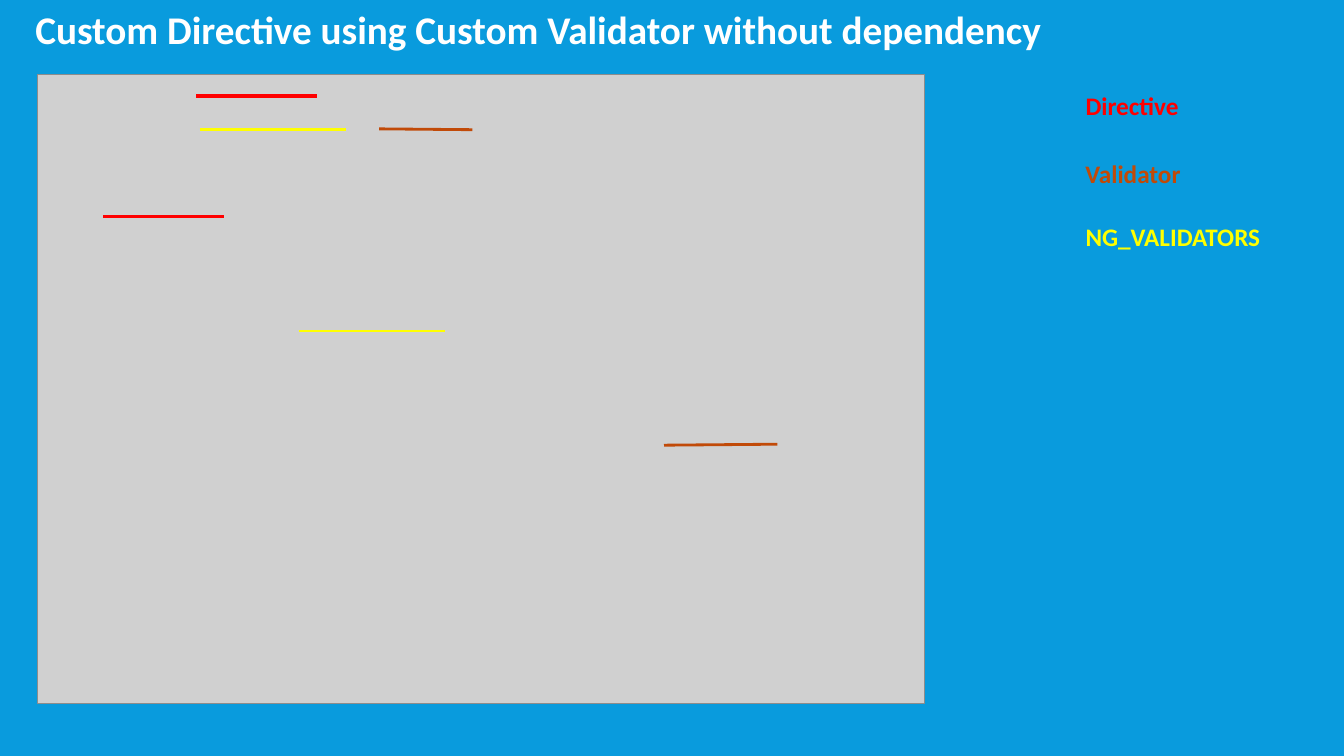
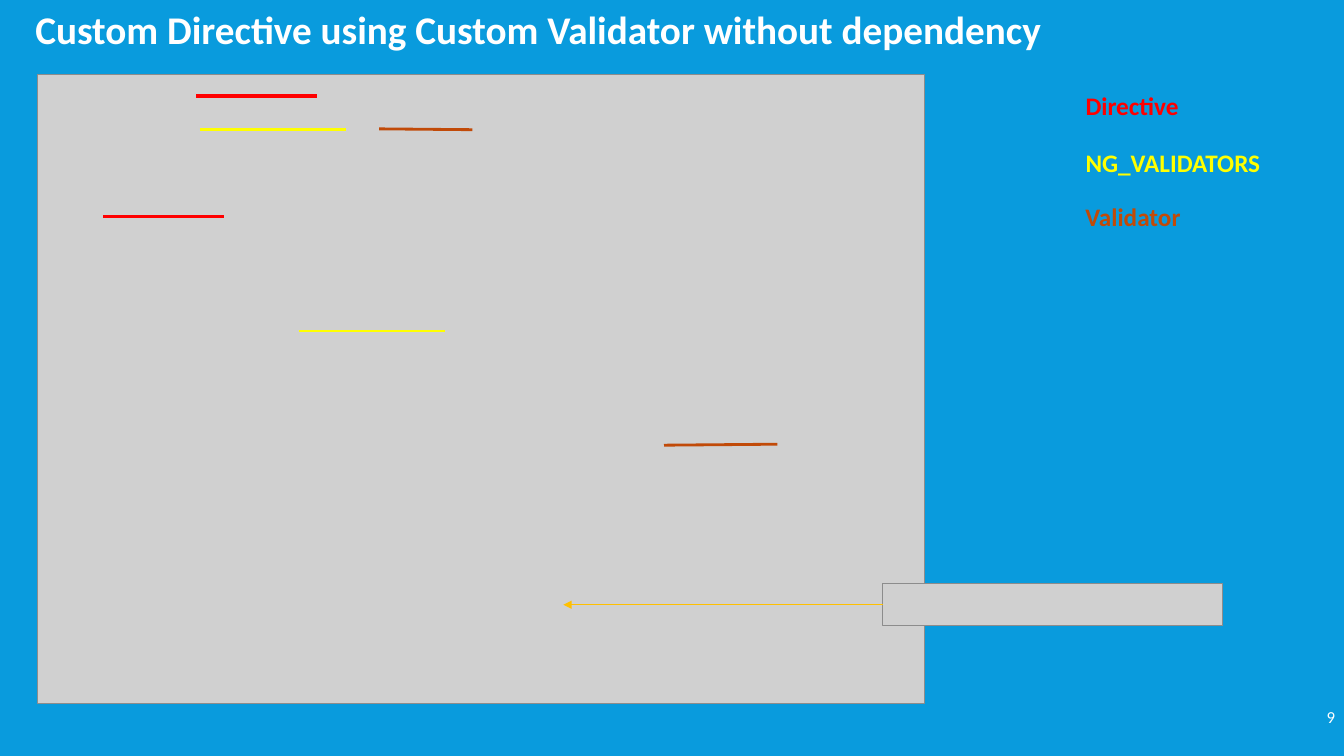
Before and after one commit to timmyktom/angular_validator_directive, a slide deck: slide 9 of Custom Validator & Directive.pptx (slide 10 before the commit). Drawn at 1344x756 pixels with LibreOffice and Linux fonts; fonts in the diff are those of the drawing; grey boxes stand for pictures. Boxes give left, top, right and bottom in pixels: in the first picture for what was removed or moved away, otherwise in the second. Text is boxed around its words. In the diff, an @@ line names an element or a change of style, - is before the commit and + after.

```diff
--- a/Custom Validator & Directive.pptx
+++ b/Custom Validator & Directive.pptx
@@ text "NG_VALIDATORS": place and size @@
-text "NG_VALIDATORS" at bbox=[1086, 229, 1261, 250]
+text "NG_VALIDATORS" at bbox=[1086, 155, 1261, 176]
@@ text "Validator": place and size @@
-text "Validator" at bbox=[1085, 165, 1180, 183]
+text "Validator" at bbox=[1085, 208, 1180, 226]
@@ picture added at bbox=[883, 584, 1224, 626] @@
@@ arrow added from (883, 605) to (564, 605), #FFC000 0.75 pt @@
@@ page number added at bbox=[1327, 712, 1335, 723], 12 pt, text #FFFFFF @@
+9
```
Also in this commit, not shown: 9 other slides changed, 3 slides added, 5 slides removed, 1 other file.
